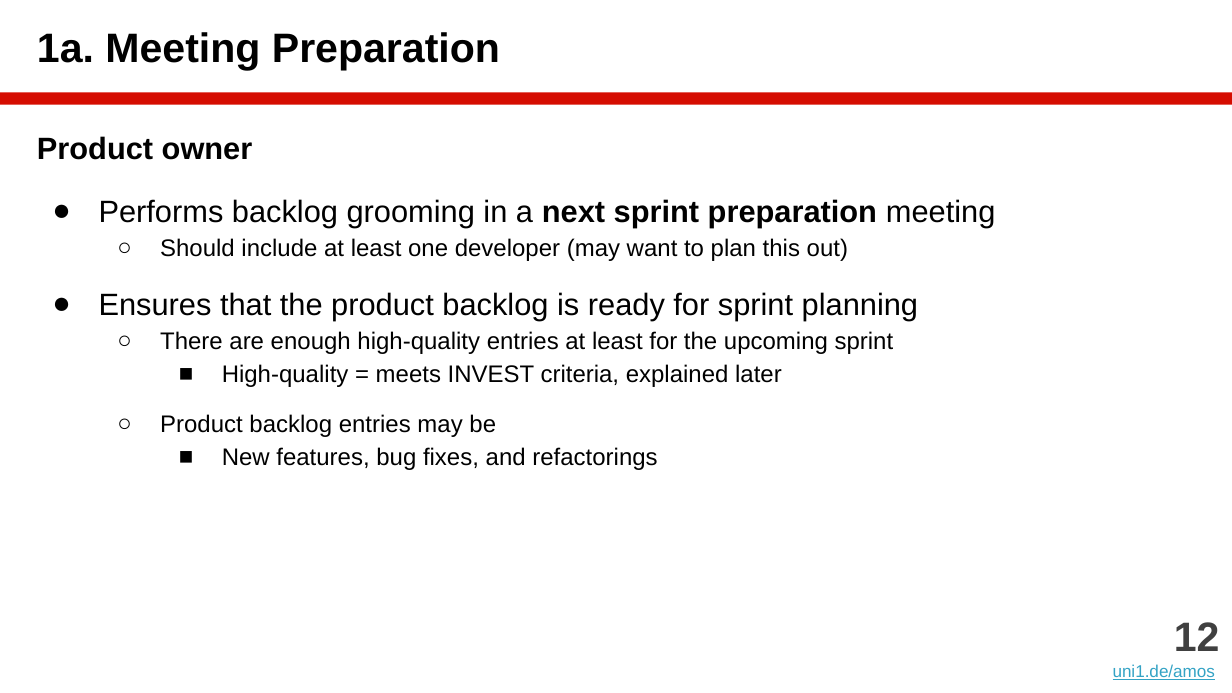
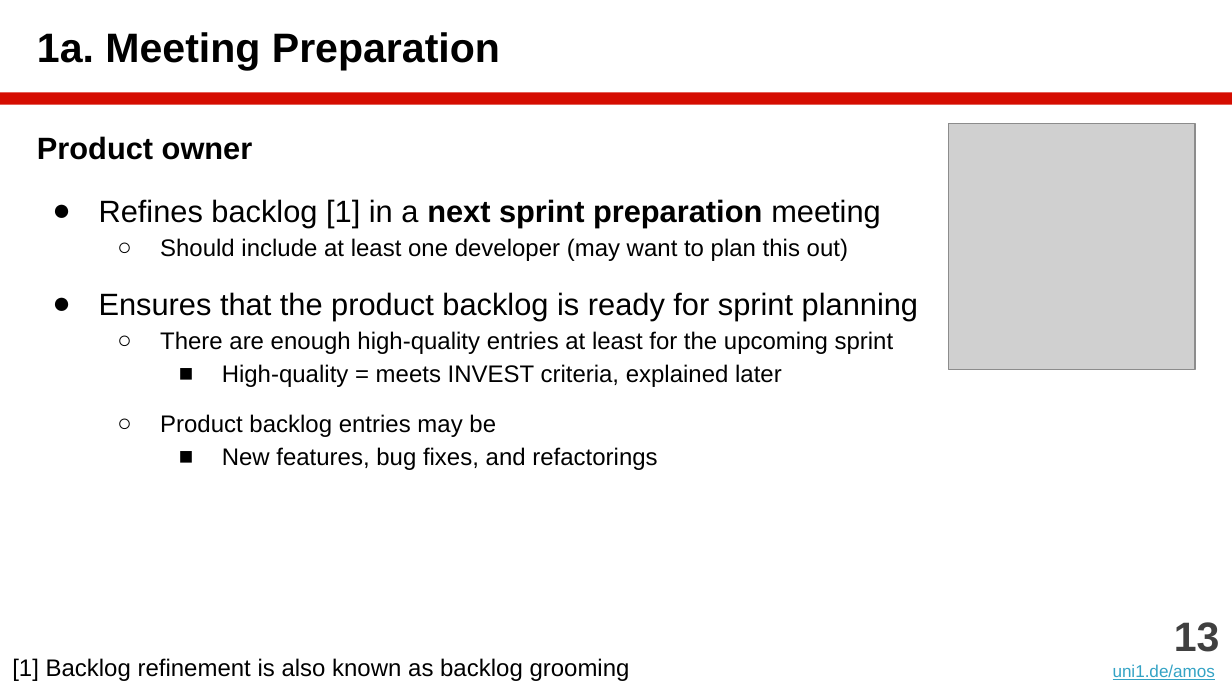
Before and after one commit to dirkriehle/amos-course, a slide deck: slide 13 of Lecture slides/AMOS B02 - Scrum and AMOS.pptx (slide 12 before the commit). Drawn at 1232x693 pixels with LibreOffice and Linux fonts; fonts in the diff are those of the drawing; grey boxes stand for pictures. Boxes give left, top, right and bottom in pixels: in the first picture for what was removed or moved away, otherwise in the second. Text is boxed around its words. In the diff, an @@ line names an element or a change of style, - is before the commit and + after.

```diff
--- a/Lecture slides/AMOS B02 - Scrum and AMOS.pptx
+++ b/Lecture slides/AMOS B02 - Scrum and AMOS.pptx
@@ picture added at [949, 123, 1195, 370] @@
@@ text at [99, 199, 881, 228]: text changed @@
-● Performs backlog grooming in a next sprint preparation meeting
+● Refines backlog [1] in a next sprint preparation meeting
@@ text at [1174, 622, 1220, 652]: text changed @@
-12
+13
@@ text added at [12, 658, 630, 681], 14 pt, text #000000 @@
+[1] Backlog refinement is also known as backlog grooming
```
Also in this commit, not shown: 16 other slides changed, 2 slides added, 1 other file.
